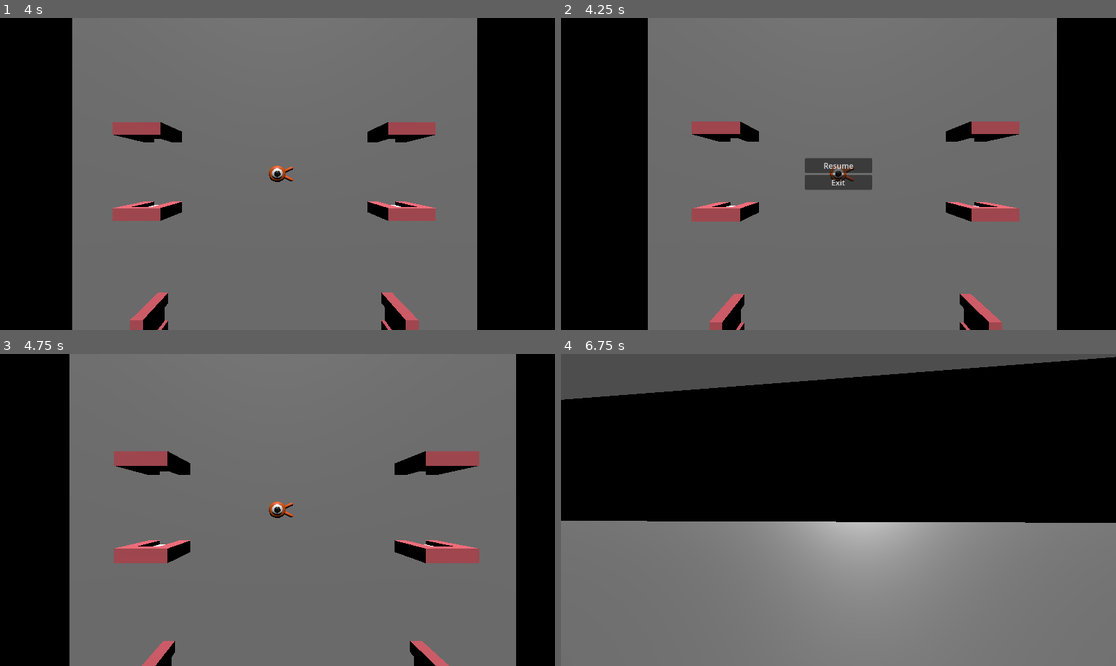
Above: before the commit, frames 1-4 (two rows, left to right).
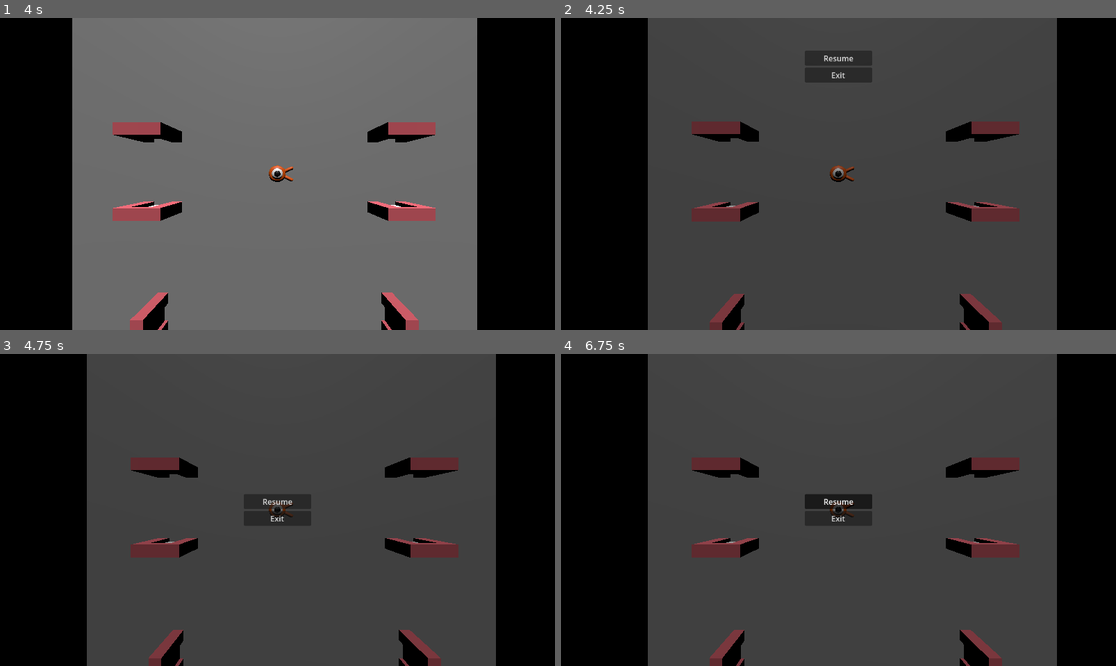
Above: after the commit, the same moments.

Repository: LeFodeurCou/Godot-Lab
Game: Godot game, scene res://Main.tscn
Two runs of this game, one before a commit and one after it. Both use one fixed random seed, a clock stepped at 60 frames per second and the inputs below.
Inputs (mouse positions are in pixels of both pictures, inside the frame that each line leads up to):
- Up to frame 1 (4 s): tap Enter (camera_switch) at 0.5 s; move the mouse to (399, 158) at 0.52 s; hold D (move_right) 0.53-1.28 s; hold Enter (camera_switch) 0.53-1.28 s; click (399, 158) at 0.67 s; tap Space (jump) at 0.77, 1.52, 2.75, 3.02, 3.77 s; move the mouse to (249, 174) at 1.27 s; hold W (move_forward) 1.28-3.53 s; tap Shift (shift) at 1.35, 2.85 s; click (249, 174) at 1.42 s; move the mouse to (288, 167) at 2.02 s; hold Enter (camera_switch) 2.03-2.78 s; click (288, 167) at 2.17 s; move the mouse to (249, 236) at 2.77 s; click (249, 236) at 2.92 s; move the mouse to (444, 220) at 3.52 s; hold A (move_left) from 3.53 s (still down); hold Enter (camera_switch) from 3.53 s (still down); click (444, 220) at 3.67 s
- Up to frame 2 (4.25 s): keep holding A (move_left); keep holding Enter (camera_switch); tap Escape (escape) at 4.15 s
- Up to frame 3 (4.75 s): release A (move_left) at 4.25 s; release Enter (camera_switch) at 4.25 s; click "Resume" at 4.25 s
- Up to frame 4 (6.75 s): tap Enter (camera_switch) at 5 s; move the mouse to (672, 463) at 5.02 s; hold A (move_left) 5.03-5.78 s; tap Shift (shift) at 5.1, 6.6 s; click (672, 463) at 5.17 s; tap Space (jump) at 5.27 s; move the mouse to (844, 510) at 5.77 s; hold W (move_forward) 5.78-6.53 s; hold Enter (camera_switch) 5.78-6.53 s; click (844, 510) at 5.92 s; move the mouse to (816, 503) at 6.52 s; hold D (move_right) from 6.53 s (still down); click (816, 503) at 6.67 s

Frame 1 is identical in both runs. In frame 2, 71% of the frame differs, in the area x 15-90%, y 0-100%; in frame 3, 80%; in frame 4, 82%, in the area x 0-100%, y 0-100%.

Commit message:
Updated : In Game MAin Menu still fully functional, but reworked to ensure decoupling between ContextUI and UiXyz through the UiBase :) And now there are some effects when the menu enter or exit the screen, with a fake blur effect with only some transparency :3

Diff:
--- a/Game.gd
+++ b/Game.gd
@@ -96,3 +96,6 @@
 func connectPlayerDebug(target: Object) -> void:
 	if player:
 		Game.player.connect("debugToggled", Callable(target, "_onDebugToggled"))
+
+func quit() -> void:
+	get_tree().quit()
--- a/UI/ContextUI.gd
+++ b/UI/ContextUI.gd
@@ -5,34 +5,41 @@
 ## Whether this game mode allows pausing (set false for multiplayer)
 @export var pause_allowed: bool = true
 
-var uiStack: Array = []
+var uiStack: Array[UiBase] = []
+var previousMouseMode
 var inGameMainMenu: UiInGameMainMenu
 
 # Called when the node enters the scene tree for the first time.
 func _ready() -> void:
 	var scene = preload("res://UI/InGameMainMenu/UiInGameMainMenu.tscn")
 	inGameMainMenu = scene.instantiate()
-	add_child(inGameMainMenu)
-	inGameMainMenu.resume_requested.connect(_onResume)
-	inGameMainMenu.quit_requested.connect(_onQuit)
-	inGameMainMenu.pauseAllowed = pause_allowed
 	process_mode = Node.PROCESS_MODE_ALWAYS
-
 
 func _unhandled_input(event: InputEvent) -> void:
 	if event.is_action_pressed("escape"):
 		get_viewport().set_input_as_handled()
 		if uiStack.is_empty():
-			inGameMainMenu.open()
-			uiStack.push_back(inGameMainMenu)
+			_openUi(inGameMainMenu)
 			return
 		var lastUi = uiStack.pop_back()
 		if lastUi.has_method("close"):
 			lastUi.close()
 
-func _onResume() -> void:
-	inGameMainMenu.close()
-	uiStack.clear()
+func _openUi(ui: UiBase) -> void:
+	add_child(ui)
+	uiStack.push_back(ui)
+	ui.previousMouseMode = Input.get_mouse_mode()
+	ui.pauseAllowed = pause_allowed
+	if ui.has_signal("closeRequest"):
+		ui.closeRequest.connect(_closeUi.bind(ui))
+	ui.open()
 
-func _onQuit() -> void:
-	get_tree().quit()
+
+func _closeUi(ui: UiBase) -> void:
+	if uiStack.is_empty():
+		return
+	uiStack.pop_at(
+		uiStack.find(ui)
+	)
+	if ui.has_method("close"):
+		ui.close.call_deferred()
--- a/UI/InGameMainMenu/UiInGameMainMenu.gd
+++ b/UI/InGameMainMenu/UiInGameMainMenu.gd
@@ -1,11 +1,6 @@
-extends CanvasLayer
+extends UiBase
 
 class_name UiInGameMainMenu
-
-signal resume_requested
-signal quit_requested
-
-var pauseAllowed
 
 # Called when the node enters the scene tree for the first time.
 func _ready() -> void:
@@ -16,20 +11,43 @@
 	$ExitConfirmationDialog.confirmed.connect(_onQuitConfirmed)
 
 func _onResumePressed() -> void:
-	resume_requested.emit()
+	requestClose()
 
 func _onQuitPressed() -> void:
 	$ExitConfirmationDialog.popup_centered()
 
 func _onQuitConfirmed() -> void:
-	quit_requested.emit()
+	Game.quit()
 
 func open() -> void:
 	self.visible = true
 	if pauseAllowed:
 		get_tree().paused = true
+	Input.set_mouse_mode(Input.MOUSE_MODE_VISIBLE)
+	enterAnimation()
+
 
 func close() -> void:
-	self.visible = false
 	if pauseAllowed:
 		get_tree().paused = false
+	Input.set_mouse_mode(previousMouseMode)
+	outAnimation()
+
+func enterAnimation() -> void:
+	var originalPosY = $VBoxContainer.position.y
+	$VBoxContainer.position.y = -300
+	var tween = create_tween()
+	tween.tween_property($VBoxContainer, "position:y", originalPosY, 0.3)\
+		.set_trans(Tween.TRANS_CUBIC)\
+		.set_ease(Tween.EASE_OUT)
+
+func outAnimation() -> void:
+	var originalPosY = $VBoxContainer.position.y
+	var tween = create_tween()
+	tween.tween_property($VBoxContainer, "position:y", -300, 0.3)\
+		.set_trans(Tween.TRANS_CUBIC)\
+		.set_ease(Tween.EASE_OUT)
+	tween.finished.connect(func():
+		$VBoxContainer.position.y = originalPosY
+		self.visible = false
+	)
--- a/UI/InGameMainMenu/UiInGameMainMenu.tscn
+++ b/UI/InGameMainMenu/UiInGameMainMenu.tscn
@@ -4,6 +4,14 @@
 
 [node name="UiInGameMainMenu" type="CanvasLayer" unique_id=1234553545]
 script = ExtResource("1_csqjx")
+
+[node name="ColorRect" type="ColorRect" parent="." unique_id=1632458688]
+anchors_preset = 15
+anchor_right = 1.0
+anchor_bottom = 1.0
+grow_horizontal = 2
+grow_vertical = 2
+color = Color(0, 0, 0, 0.4)
 
 [node name="VBoxContainer" type="VBoxContainer" parent="." unique_id=838629019]
 anchors_preset = 8
--- /dev/null
+++ b/UI/UiBase.gd
@@ -0,0 +1,12 @@
+extends CanvasLayer
+
+class_name UiBase
+
+var previousMouseMode: int
+var pauseAllowed: bool
+
+signal closeRequest
+
+func open(): pass
+func close(): pass
+func requestClose(): closeRequest.emit()
Not shown, added: UI/UiBase.gd.uid
